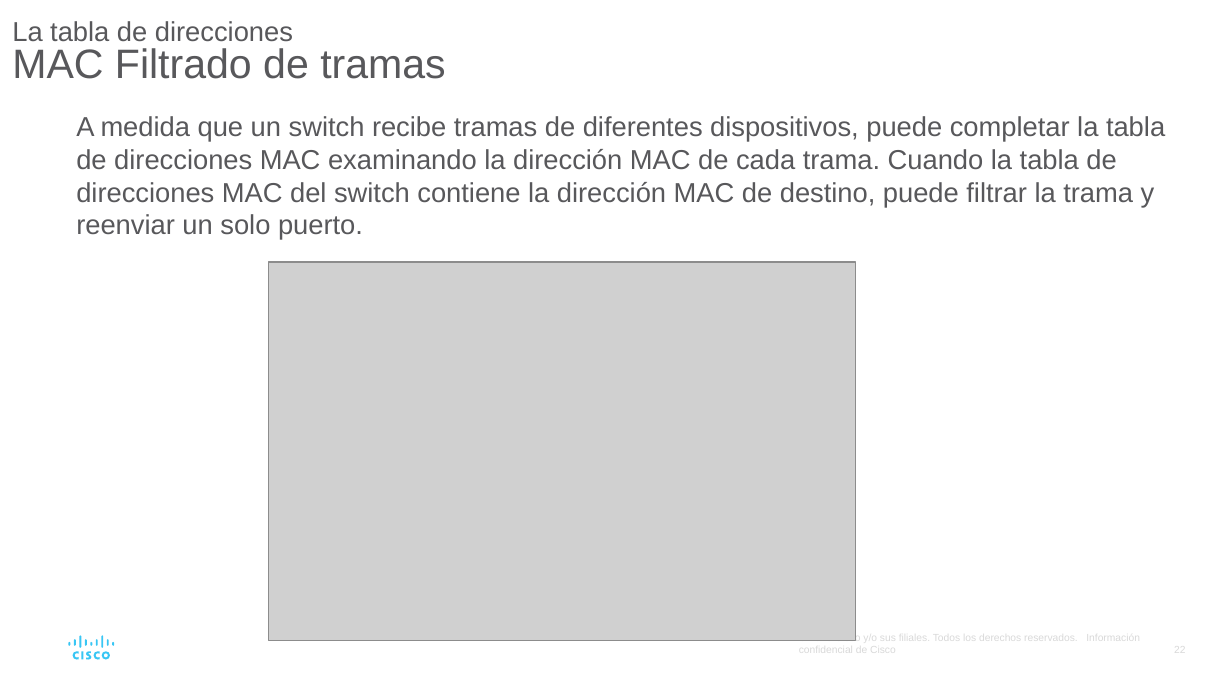
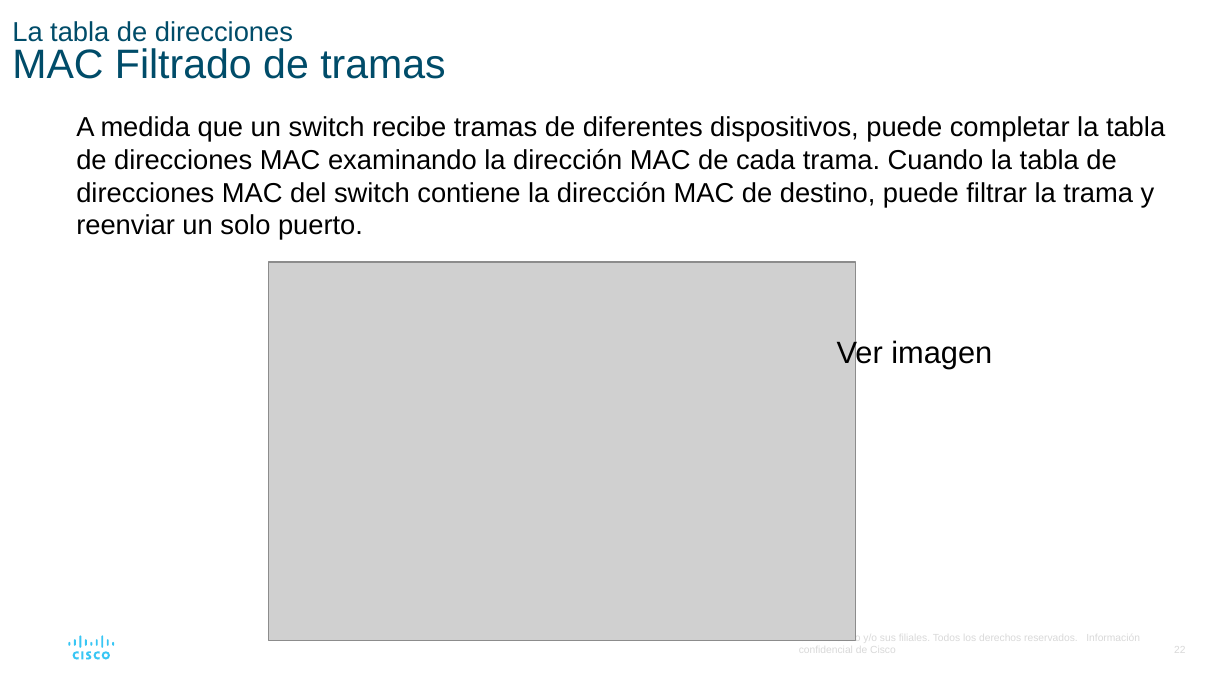
Before and after one commit to giganteavila/PAR, a slide deck: slide 22 of Presentaciones/7-Switching Ethernet.odp. Drawn at 1232x693 pixels with LibreOffice and Linux fonts; fonts in the diff are those of the drawing; grey boxes stand for pictures. Boxes give left, top, right and bottom in pixels: in the first picture for what was removed or moved away, otherwise in the second. Text is boxed around its words. In the diff, an @@ line names an element or a change of style, - is before the commit and + after.

Commit message:
Actualiza 7-Switching...

```diff
--- a/Presentaciones/7-Switching Ethernet.odp
+++ b/Presentaciones/7-Switching Ethernet.odp
@@ title "La tabla de direcciones MAC ..." at (x1=12, y1=21, x2=446, y2=79): text colour #58585B to #004C69 @@
@@ text "A medida que un switch ..." at (x1=76, y1=116, x2=1165, y2=240): text colour #58585B to #000000 @@
@@ text added at (x1=837, y1=339, x2=992, y2=369), 18 pt, text #000000 @@
+Ver imagen
```
Also in this commit, not shown: 29 other slides changed, 1 slide added.
